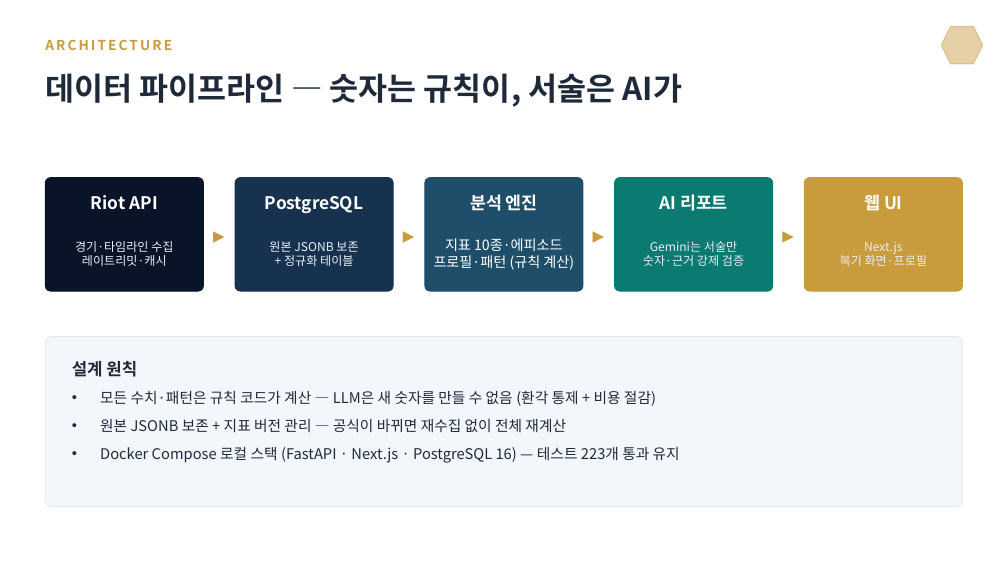
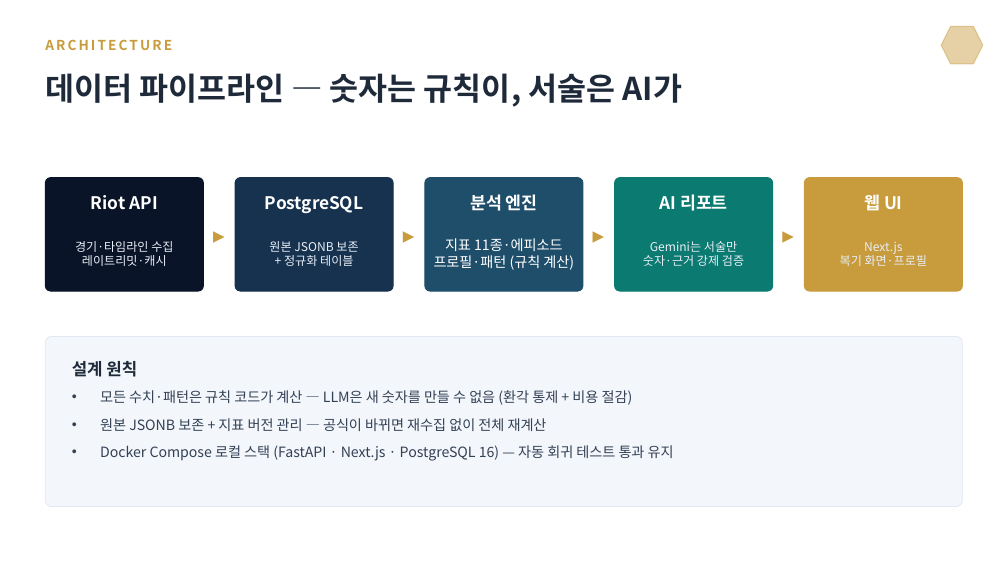
Before and after one commit to 03leedo/LoL_AI_Platform, a slide deck: slide 3 of docs/presentation/LoL_AI_플랫폼_발표_2026-07-21_v5_모델_AI리포트.pptx. Drawn at 1008x567 pixels with LibreOffice and Linux fonts; fonts in the diff are those of the drawing. Boxes give left, top, right and bottom in pixels: in the first picture for what was removed or moved away, otherwise in the second. Text is boxed around its words. In the diff, an @@ line names an element or a change of style, - is before the commit and + after.

```diff
--- a/docs/presentation/LoL_AI_플랫폼_발표_2026-07-21_v5_모델_AI리포트.pptx
+++ b/docs/presentation/LoL_AI_플랫폼_발표_2026-07-21_v5_모델_AI리포트.pptx
@@ text at [445, 238, 562, 251]: text changed @@
-지표 10종·에피소드
+지표 11종·에피소드
@@ text at [100, 390, 633, 431]: size 14 to 13.5 pt, text colour #1E2A3A to #334155 in "모든 수치·패턴은 규칙 코드가 계산 — LLM은 ...", "원본 JSONB 보존 + 지표 버전 관리 ..." @@
@@ text at [100, 445, 674, 461]: text changed; size 14 to 13.5 pt; text colour #1E2A3A to #334155 @@
-• Docker Compose 로컬 스택 (FastAPI · Next.js · PostgreSQL 16) — 테스트 223개 통과 유지
+• Docker Compose 로컬 스택 (FastAPI · Next.js · PostgreSQL 16) — 자동 회귀 테스트 통과 유지
```
Also in this commit, not shown: 2 other slides changed, 3 other files.
